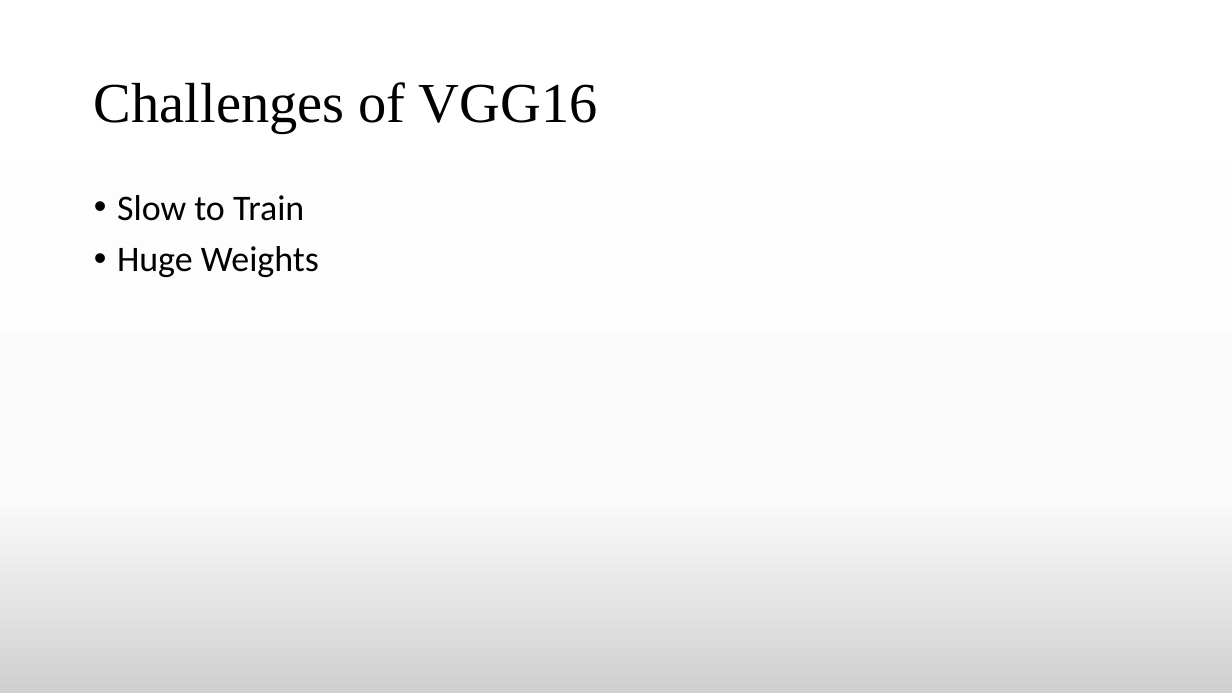
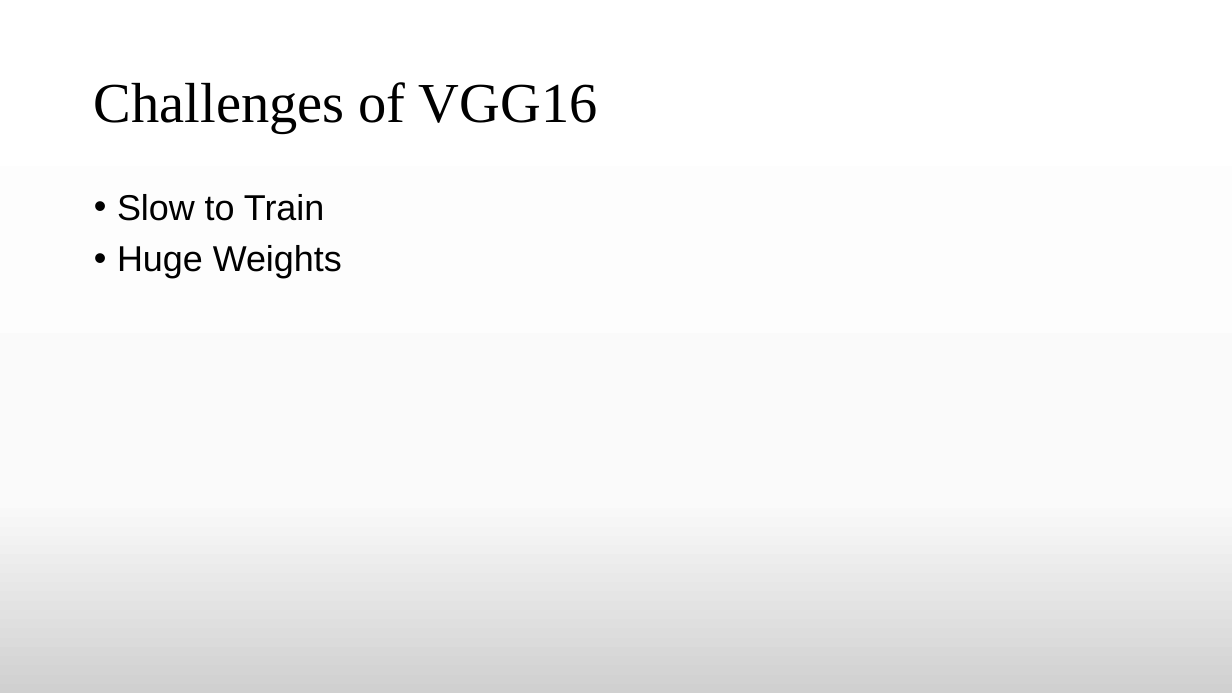
Before and after one commit to TheAnonymousMan/local-language-recognition-gcelt-class-2021, a slide deck: slide 14 of Documentation/4th Year Project Presentation.pptx. Drawn at 1232x693 pixels with LibreOffice and Linux fonts; fonts in the diff are those of the drawing. Boxes give left, top, right and bottom in pixels: in the first picture for what was removed or moved away, otherwise in the second. Text is boxed around its words. In the diff, an @@ line names an element or a change of style, - is before the commit and + after.

```diff
--- a/Documentation/4th Year Project Presentation.pptx
+++ b/Documentation/4th Year Project Presentation.pptx
@@ text "Slow to Train" at (x1=117, y1=194, x2=342, y2=278): font Calibri to Arial @@
```
Also in this commit, not shown: 17 other slides changed, 1 other file.
